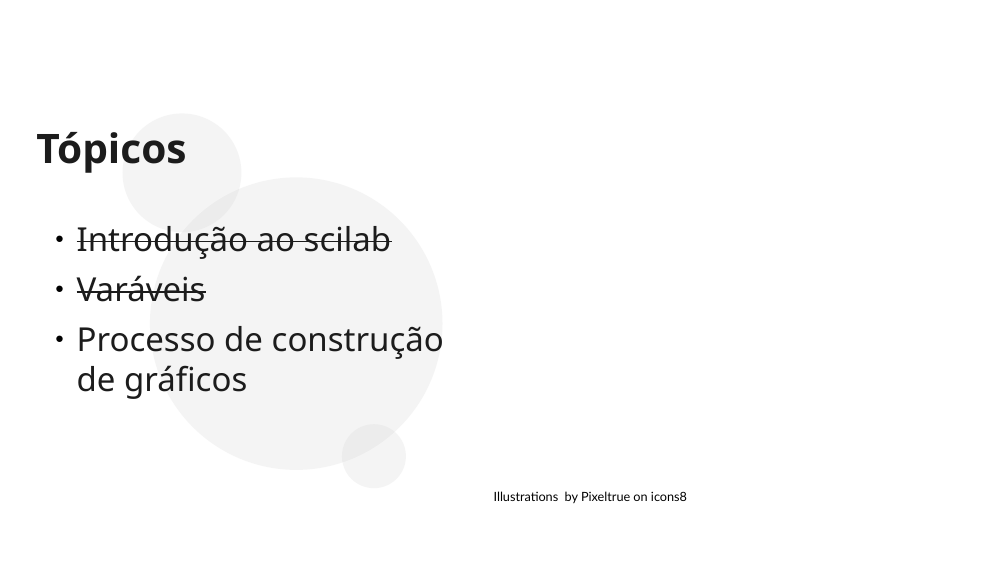
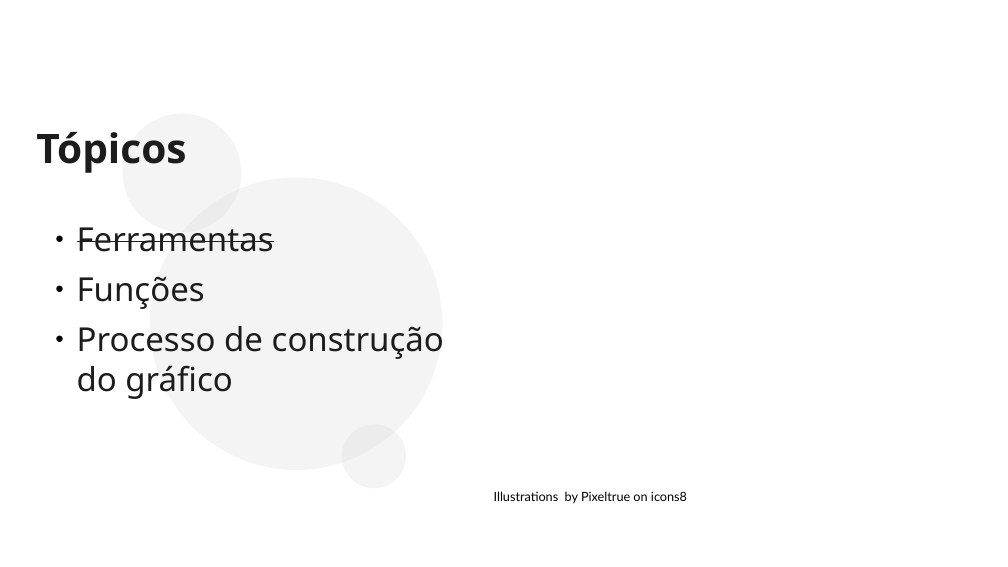
Before and after one commit to Lucasitron/Grafico_scilab, a slide deck: slide 6 of apresentação/Scilab.odp (slide 8 before the commit). Drawn at 1008x567 pixels with LibreOffice and Linux fonts; fonts in the diff are those of the drawing; background and template pictures are left out. Boxes give left, top, right and bottom in pixels: in the first picture for what was removed or moved away, otherwise in the second. Text is boxed around its words. In the diff, an @@ line names an element or a change of style, - is before the commit and + after.

```diff
--- a/apresentação/Scilab.odp
+++ b/apresentação/Scilab.odp
@@ text at [77,227,274,252]: text changed @@
-● Introdução ao scilab
+● Ferramentas
@@ text at [77,276,205,309]: text changed @@
-● Varáveis
+● Funções
@@ text at [77,326,444,399]: text changed @@
-● Processo de construção de gráficos
+● Processo de construção do gráfico
```
Also in this commit, not shown: 6 other slides changed, 11 slides added, 4 slides removed, 15 other files.
